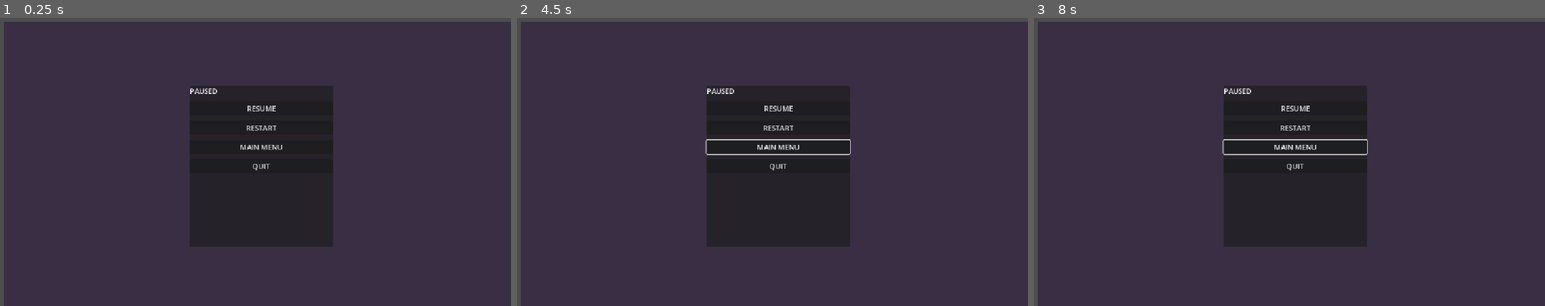
Above: before the commit, frames 1-3 (left to right).
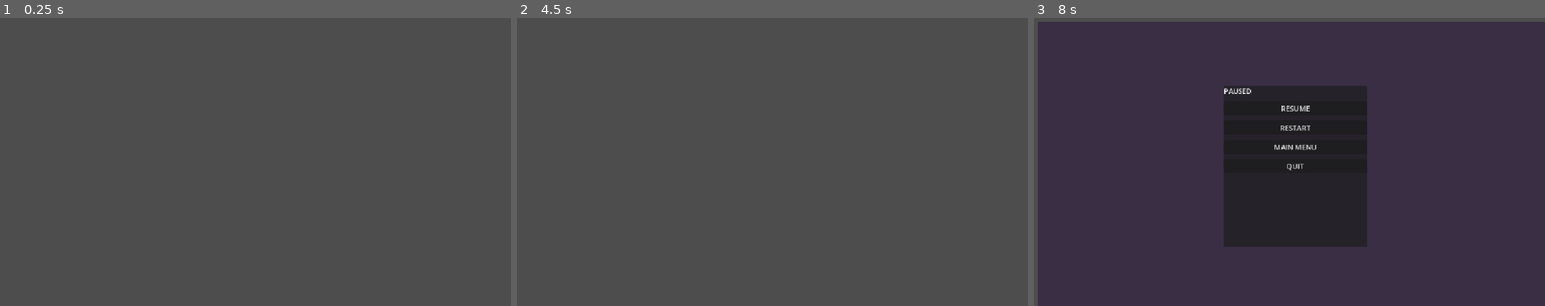
Above: after the commit, the same moments.

Repository: InferiorPosterior/project-something-evil
Game: Godot game, scene res://Scenes/pause_menu.tscn
Two runs of this game, one before a commit and one after it. Both use one fixed random seed, a clock stepped at 60 frames per second and the inputs below. This scene is started directly instead of the project's main scene.
Inputs (mouse positions are in pixels of both pictures, inside the frame that each line leads up to):
- Up to frame 1 (0.25 s): no input
- Up to frame 2 (4.5 s): click (777, 127) at 0.5 s, where only the run before the commit has a clickable "RESTART"; click (777, 127) at 1.25 s, where only the run before the commit has a clickable "RESTART"; click (777, 127) at 2 s, where only the run before the commit has a clickable "RESTART"; click (777, 107) at 2.75 s, where only the run before the commit has a clickable "RESUME"; click (777, 147) at 3.5 s, where only the run before the commit has a clickable "MAIN MENU"; move the mouse to (884, 147) at 4.27 s; hold Right (move_right) from 4.28 s (still down); click (884, 147) at 4.35 s
- Up to frame 3 (8 s): move the mouse to (1182, 176) at 5.02 s; click (1182, 176) at 5.1 s; move the mouse to (1340, 98) at 5.77 s; release Right (move_right) at 5.78 s; hold Left (move_left) 5.78-6.53 s; click (1340, 98) at 5.85 s; move the mouse to (1263, 219) at 6.52 s; hold Right (move_right) from 6.53 s (still down); click (1263, 219) at 6.6 s; move the mouse to (1442, 205) at 7.27 s; click (1442, 205) at 7.35 s; tap Escape (ui_cancel) at 7.9 s

The runs differ from the first frame. In frame 1, 98% of the frame differs, in the area x 0-100%, y 1-100%; in frame 2, 98%; in frame 3, 0.3%.

Commit message:
scriptt
script

Diff:
--- a/Scenes/pause_menu.tscn
+++ b/Scenes/pause_menu.tscn
@@ -1,4 +1,6 @@
 [gd_scene format=3 uid="uid://dj0s5hm5dgbqu"]
+
+[ext_resource type="Script" uid="uid://yadkbeicnd0m" path="res://Scripts/pause_menu.gd" id="1_emv3i"]
 
 [node name="PauseMenu" type="Control" unique_id=1484971317]
 layout_mode = 3
@@ -11,6 +13,7 @@
 offset_bottom = 12.0
 grow_horizontal = 2
 grow_vertical = 2
+script = ExtResource("1_emv3i")
 
 [node name="Background" type="ColorRect" parent="." unique_id=1306926268]
 layout_mode = 1
--- /dev/null
+++ b/Scripts/pause_menu.gd
@@ -0,0 +1,74 @@
+
+extends Control
+
+# Runs automatically when the PauseMenu scene is ready.
+func _ready():
+	# Allows the pause menu to keep working even when the game is paused.
+	process_mode = Node.PROCESS_MODE_ALWAYS
+
+	# Hides the pause menu when the game first starts.
+	hide()
+
+	# Connects each button's pressed signal to its function.
+	# When a button is clicked, its corresponding function will run.
+	$CenterContainer/Panel/VBoxContainer/ResumeButton.pressed.connect(_on_resume_pressed)
+	$CenterContainer/Panel/VBoxContainer/RestartButton.pressed.connect(_on_restart_pressed)
+	$CenterContainer/Panel/VBoxContainer/MainMenuButton.pressed.connect(_on_main_menu_pressed)
+	$CenterContainer/Panel/VBoxContainer/QuitButton.pressed.connect(_on_quit_pressed)
+
+
+# Checks for keyboard input, such as pressing Escape.
+func _input(event):
+	# Checks whether the player pressed the ui_cancel key (usually Escape).
+	# is_echo() prevents repeated key inputs from holding the key down.
+	if event.is_action_pressed("ui_cancel") and not event.is_echo():
+
+		# If the game is already paused, pressing Escape resumes it.
+		if get_tree().paused:
+			resume_game()
+
+		# Otherwise, pressing Escape pauses the game.
+		else:
+			pause_game()
+
+
+# Pauses the game and displays the pause menu.
+func pause_game():
+	show()  # Makes the pause menu visible.
+	get_tree().paused = true  # Freezes gameplay.
+
+
+# Resumes gameplay and hides the pause menu.
+func resume_game():
+	get_tree().paused = false  # Allows gameplay to continue.
+	hide()  # Makes the pause menu invisible.
+
+
+# Runs when the Resume button is clicked.
+func _on_resume_pressed():
+	resume_game()  # Resumes the game.
+
+
+# Runs when the Restart button is clicked.
+func _on_restart_pressed():
+	# Unpauses the game before restarting the level.
+	get_tree().paused = false
+
+	# Reloads the current scene from the beginning.
+	get_tree().reload_current_scene()
+
+
+# Runs when the Main Menu button is clicked.
+func _on_main_menu_pressed():
+	# Unpauses the game before changing scenes.
+	get_tree().paused = false
+
+	# Loads the main menu scene.
+	# Make sure this file exists at the specified path.
+	get_tree().change_scene_to_file("res://Scenes/main_menu.tscn")
+
+
+# Runs when the Quit button is clicked.
+func _on_quit_pressed():
+	# Closes the game application.
+	get_tree().quit()
Not shown, added: Scripts/pause_menu.gd.uid
